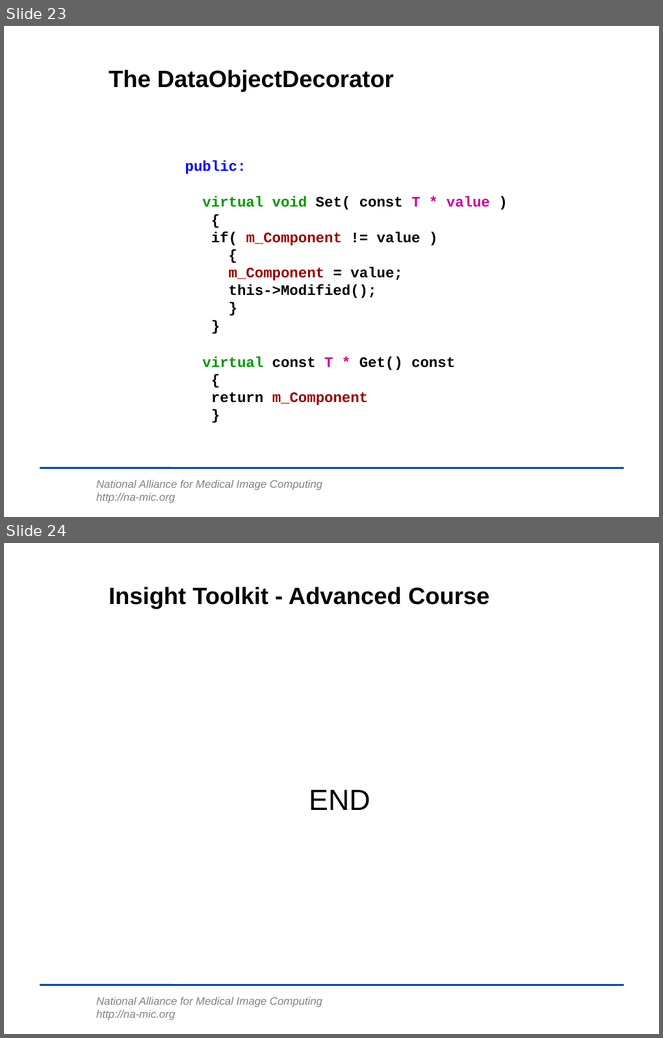
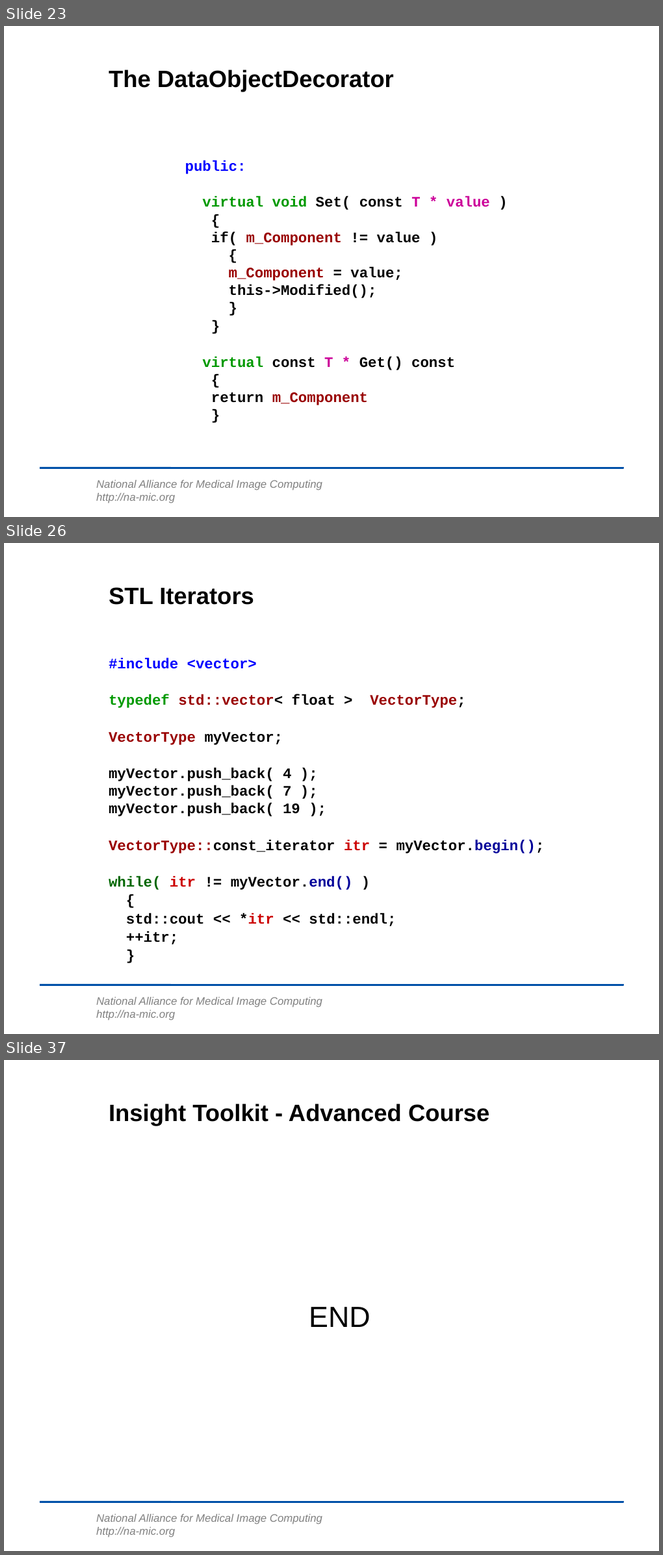
Before and after one commit to lheckemann/namic-sandbox, a slide deck: ITKAdvancedCourse/doc/presentations/Insight-DesignPatterns.ppt. Shown one above the other, each under a label of ours: slides 23 and 24 before the commit, slides 23, 26 and 37 after it; the slides between them are not shown. The pictures are 663x1038 and 663x1555 pixels, drawn with LibreOffice and Linux fonts; fonts in the diff are those of the drawing; background and template pictures are left out. Boxes give left, top, right and bottom in pixels: in the first picture for what was removed or moved away, otherwise in the second. Text is boxed around its words. In the diff, an @@ line names an element or a change of style, - is before the commit and + after.

Commit message:
ENH: Iterators added. Starting to add ImageAdaptors.

```diff
--- a/ITKAdvancedCourse/doc/presentations/Insight-DesignPatterns.ppt
+++ b/ITKAdvancedCourse/doc/presentations/Insight-DesignPatterns.ppt
@@ slide 26 added at [4,543,659,1034], background #FFFFFF; not listed: 2 template elements that a slide beside it also shows @@
@@ title added at [109,587,254,605], 26 pt, text #000000, bold @@
+STL Iterators
@@ text added at [109,658,545,945], 16 pt, text #000000, bold @@
+#include <vector>
+typedef std::vector< float > VectorType;
+VectorType myVector;
+myVector.push_back( 4 );
+myVector.push_back( 7 );
+myVector.push_back( 19 );
+VectorType::const_iterator itr = myVector.begin();
+while( itr != myVector.end() )
+{
+std::cout << *itr << std::endl;
+++itr;
+}
@@ what was slide 24 is now slide 37 @@
```
Also in this commit, not shown: 12 other slides added.
